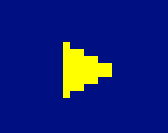
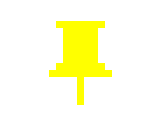
Two versions of the same layered image (w=168, h=133). Layer-by-layer changes:
added layer "-e-pin-up-filled" above "-e-pin-up" over [49, 21, 112, 105]
added layer "-e-pin-up" above "Trash" over [49, 21, 112, 105]
hid "-e-forward" over [63, 42, 112, 98]
hid "Blue" over [0, 0, 168, 133]
